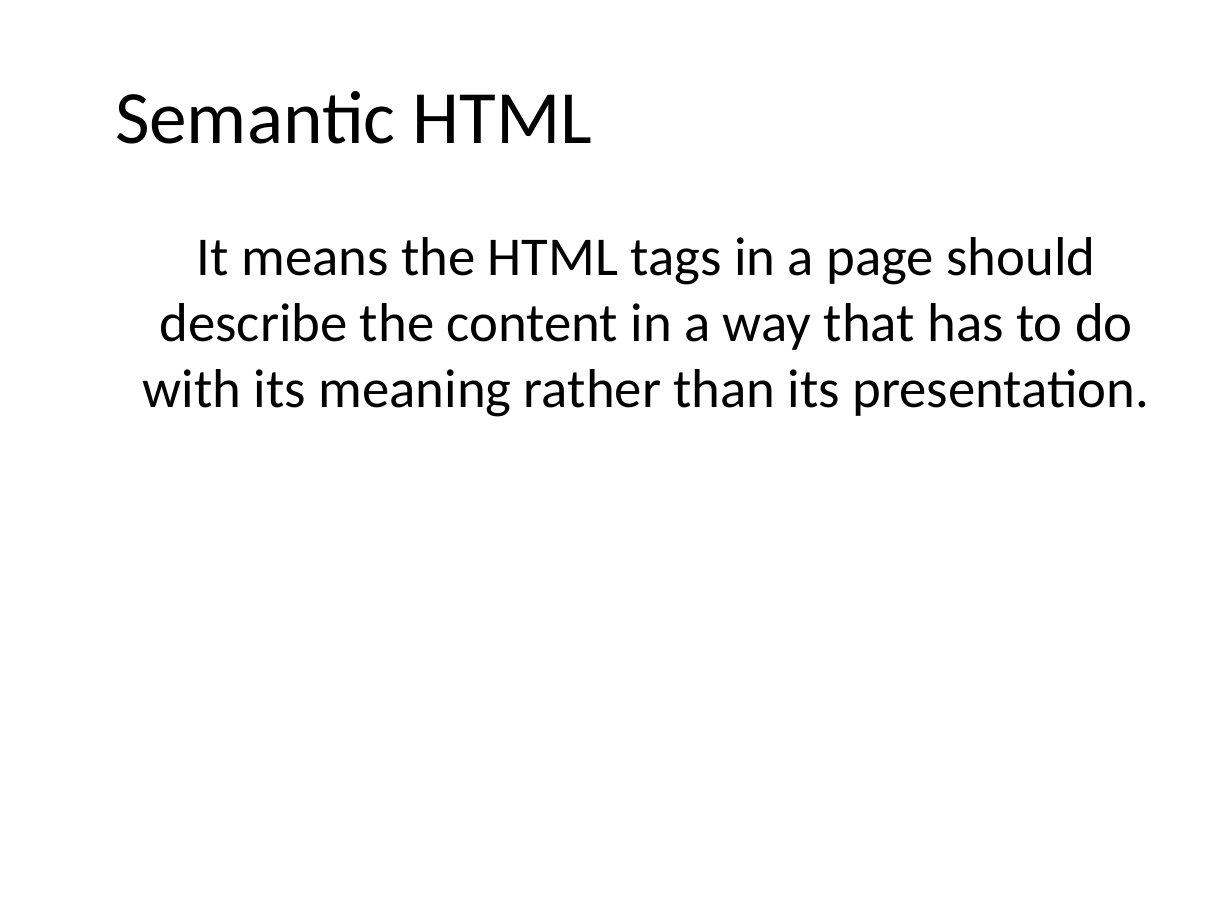
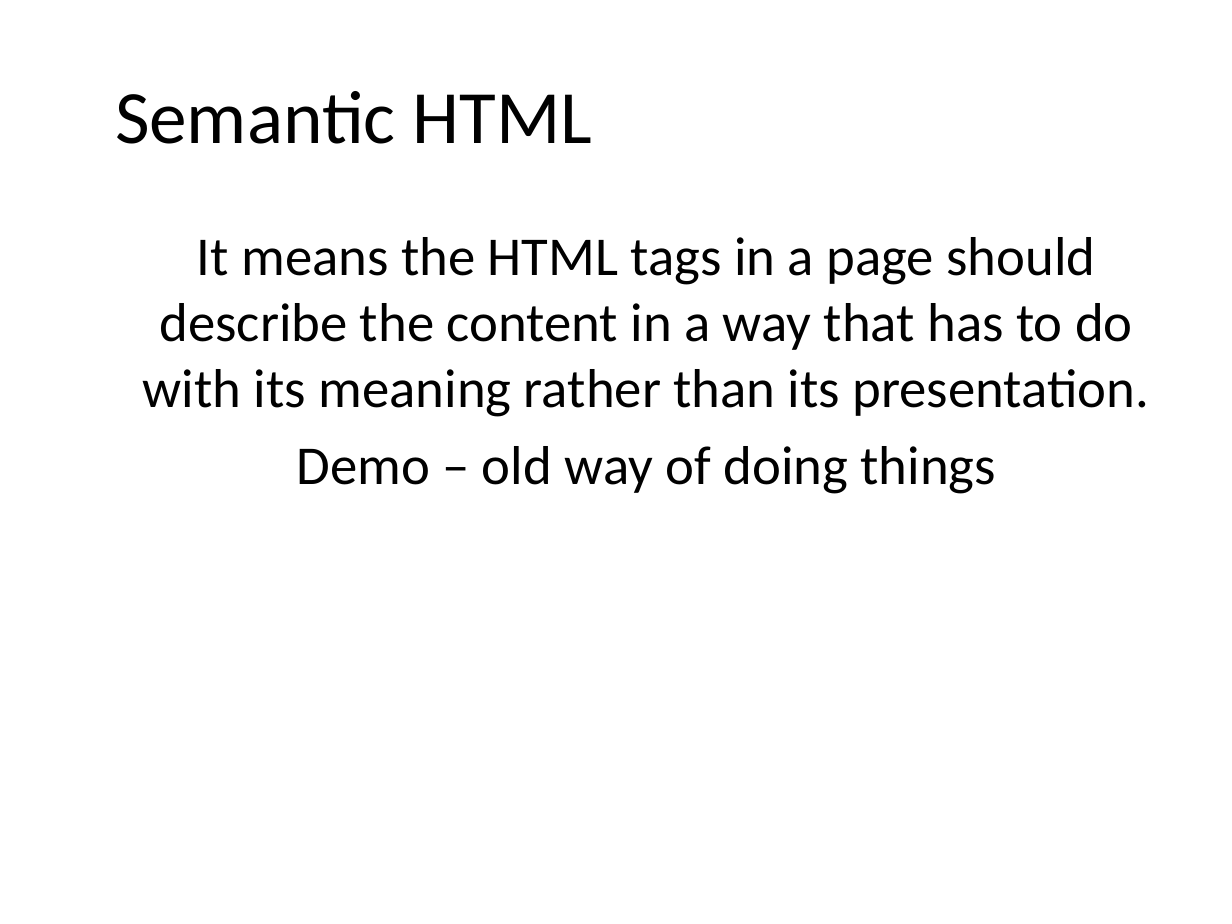
Before and after one commit to punchouty/accessibility, a slide deck: slide 8 of ppt/aria.pptx (slide 7 before the commit). Drawn at 1232x924 pixels with LibreOffice and Linux fonts; fonts in the diff are those of the drawing; background and template pictures are left out. Boxes give left, top, right and bottom in pixels: in the first picture for what was removed or moved away, otherwise in the second. Text is boxed around its words. In the diff, an @@ line names an element or a change of style, - is before the commit and + after.

```diff
--- a/ppt/aria.pptx
+++ b/ppt/aria.pptx
@@ text at [296,446,996,494]: paragraph added @@
+Demo – old way of doing things
```
Also in this commit, not shown: 4 other slides changed, 4 slides added, 12 other files.
